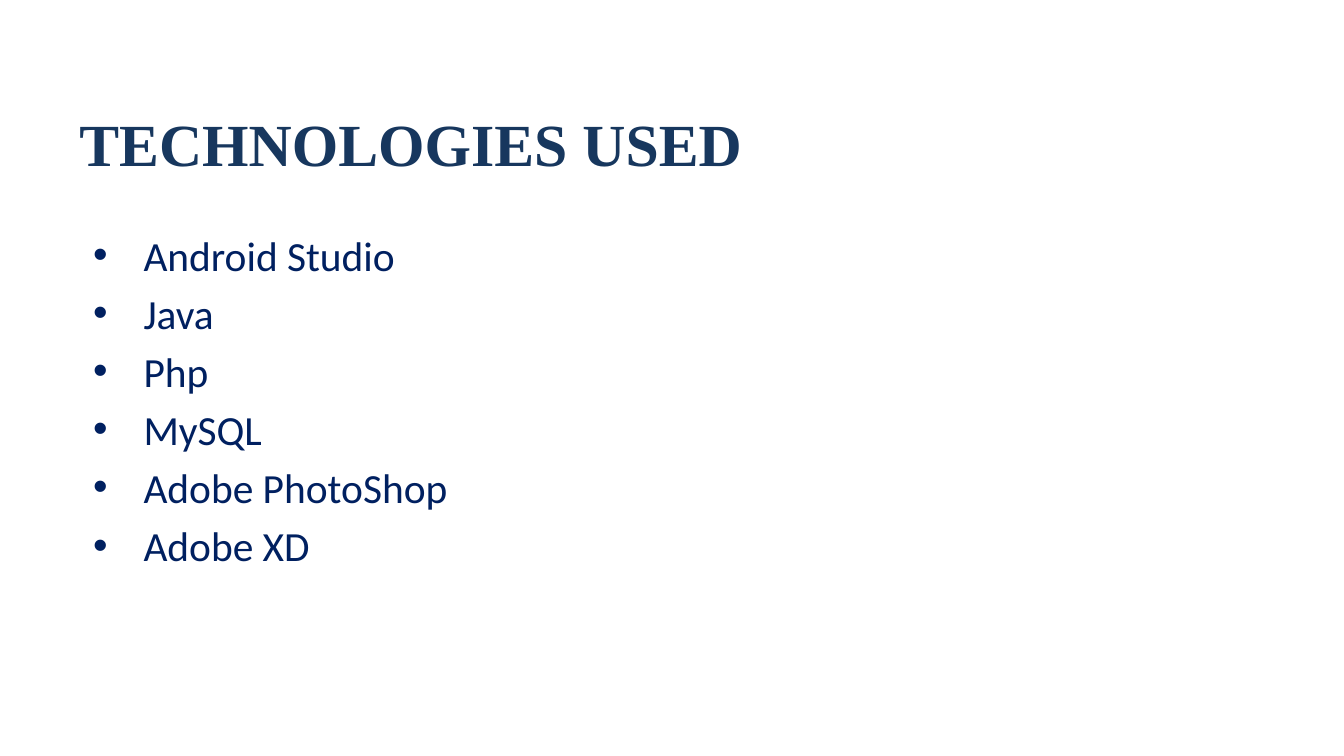
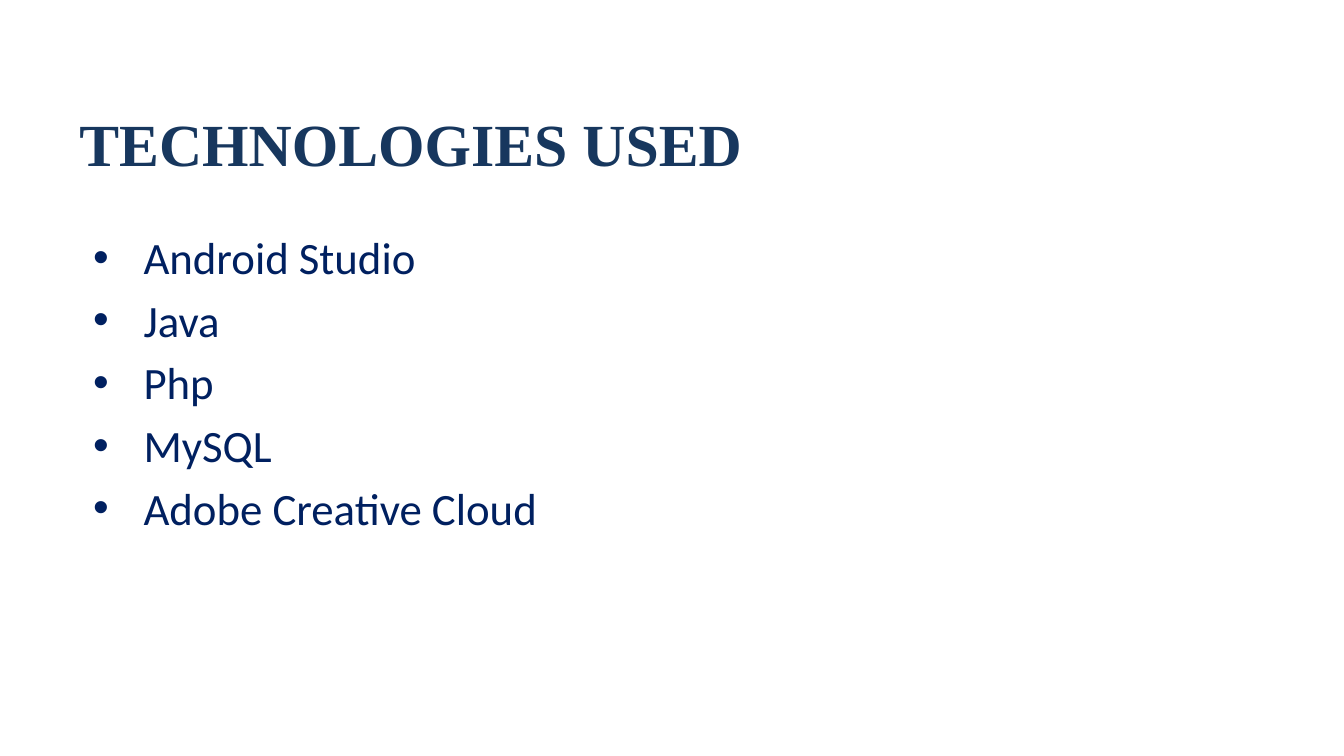
Before and after one commit to BrijeshJagad/Final-Project, a slide deck: slide 12 of Margdarshak_Presentation.pptx. Drawn at 1344x756 pixels with LibreOffice and Linux fonts; fonts in the diff are those of the drawing; background and template pictures are left out. Boxes give left, top, right and bottom in pixels: in the first picture for what was removed or moved away, otherwise in the second. Text is boxed around its words. In the diff, an @@ line names an element or a change of style, - is before the commit and + after.

```diff
--- a/Margdarshak_Presentation.pptx
+++ b/Margdarshak_Presentation.pptx
@@ text at (144,243,415,470): size 22.2 to 24 pt in "Android Studio", "Java", "Php", "MySQL" @@
@@ text at (144,494,537,526): text changed; size 22.2 to 24 pt @@
-• Adobe PhotoShop
-• Adobe XD
+• Adobe Creative Cloud
```
Also in this commit, not shown: 1 slide removed, 9 other files.
